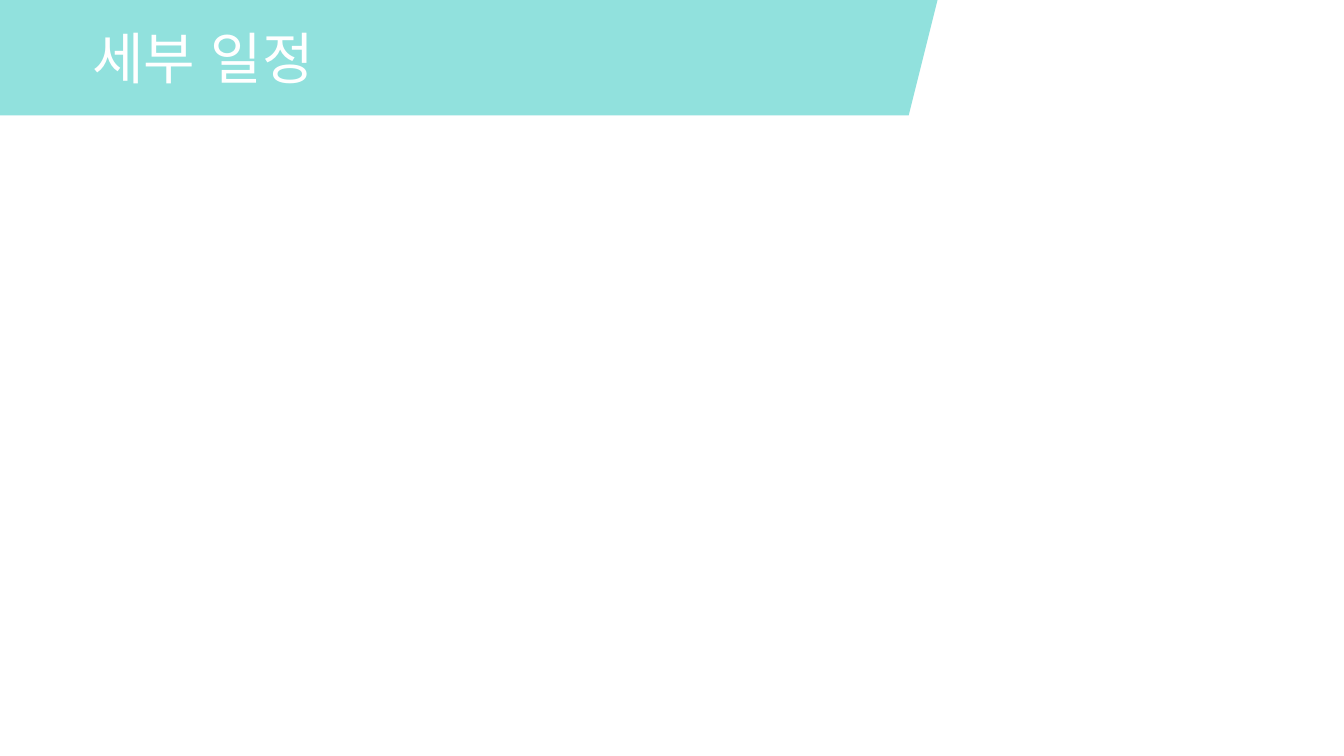
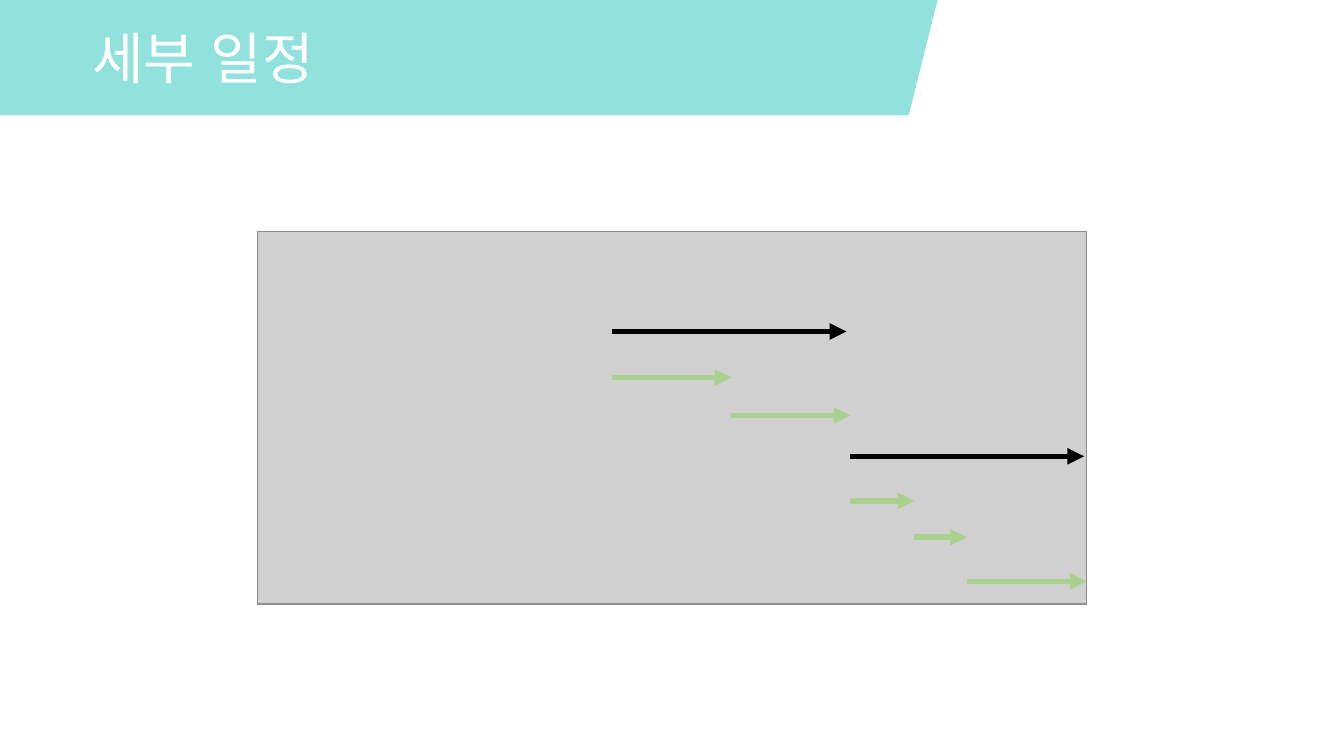
Before and after one commit to kang-seongbeom/Easy-Application, a slide deck: slide 9 of TaskFlow.pptx. Drawn at 1344x756 pixels with LibreOffice and Linux fonts; fonts in the diff are those of the drawing; grey boxes stand for pictures. Boxes give left, top, right and bottom in pixels: in the first picture for what was removed or moved away, otherwise in the second. Text is boxed around its words. In the diff, an @@ line names an element or a change of style, - is before the commit and + after.

```diff
--- a/TaskFlow.pptx
+++ b/TaskFlow.pptx
@@ group added at [257, 232, 1087, 604]: 7 arrows, 1 picture @@
```
Also in this commit, not shown: 1 other slide changed, 1 slide removed.
